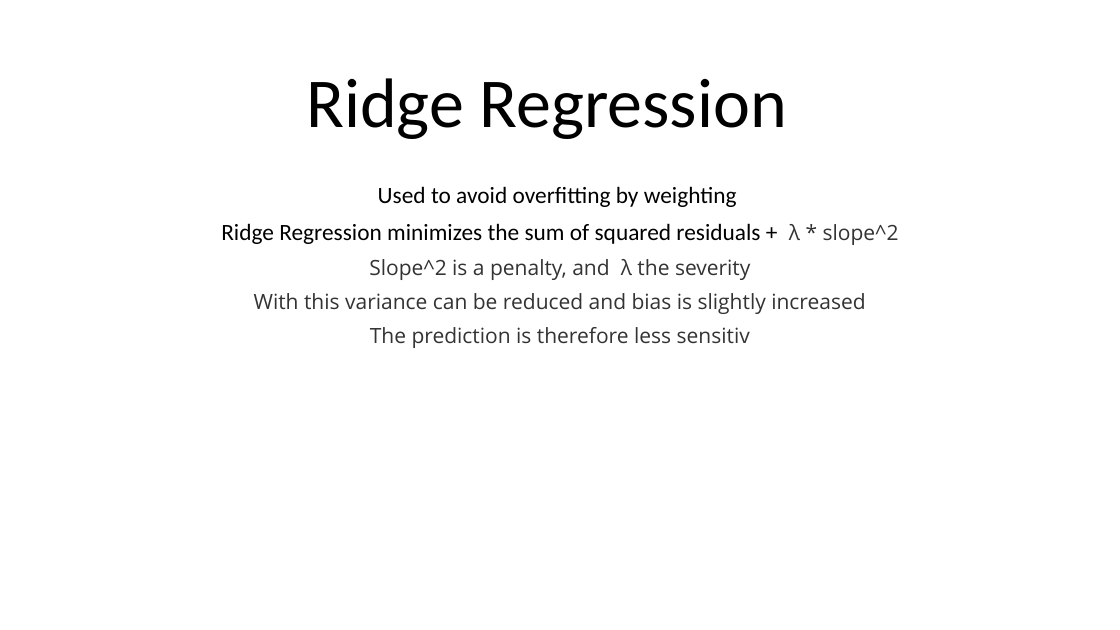
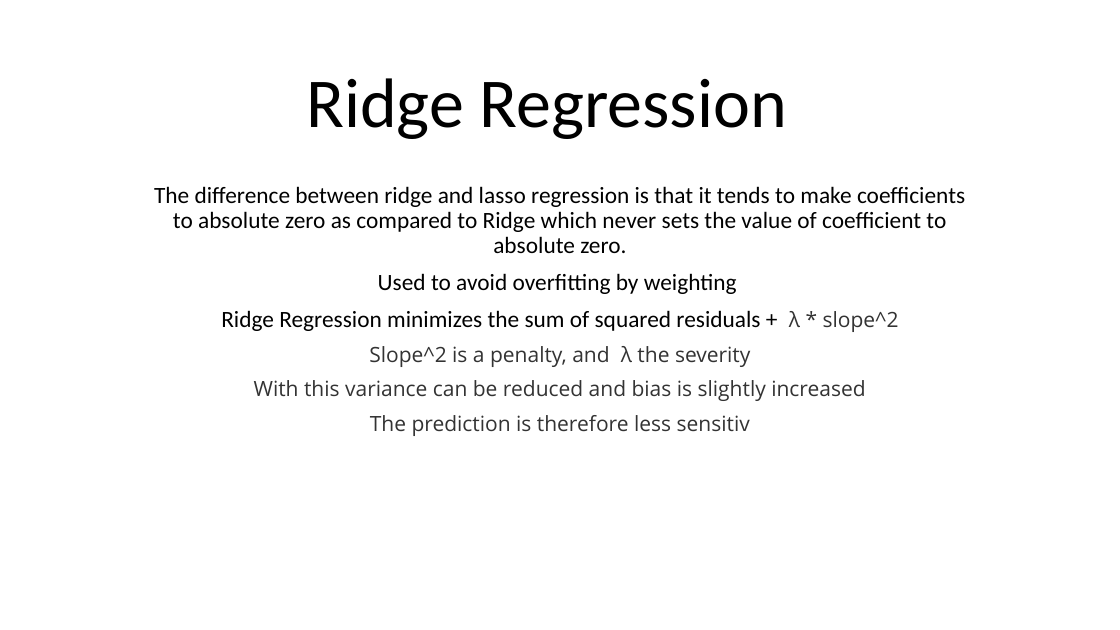
Before and after one commit to StephanSte/MLB_2021, a slide deck: slide 1 of AI Ridge Regression/Ridge Regression.pptx. Drawn at 1120x630 pixels with LibreOffice and Linux fonts; fonts in the diff are those of the drawing. Boxes give left, top, right and bottom in pixels: in the first picture for what was removed or moved away, otherwise in the second. Text is boxed around its words. In the diff, an @@ line names an element or a change of style, - is before the commit and + after.

```diff
--- a/AI Ridge Regression/Ridge Regression.pptx
+++ b/AI Ridge Regression/Ridge Regression.pptx
@@ subtitle at [154, 186, 965, 253]: paragraph added @@
+The difference between ridge and lasso regression is that it tends to make coefficients to absolute zero as compared to Ridge which never sets the value of coefficient to absolute zero.
```
Also in this commit, not shown: 2 other files.
